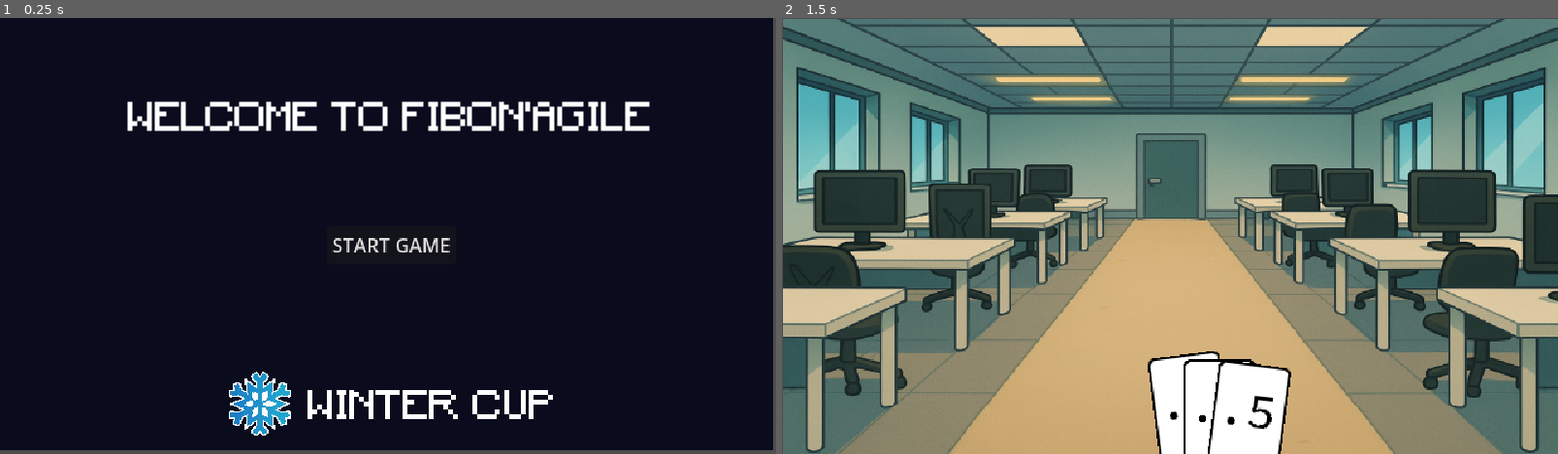
Above: before the commit, frames 1-2 (left to right).
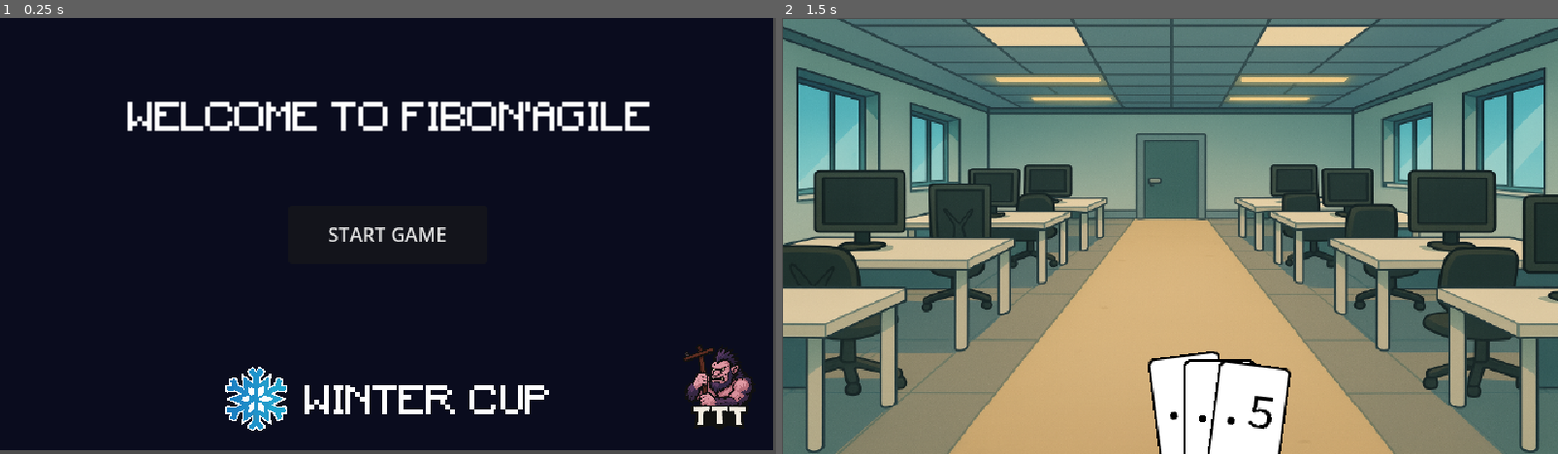
Above: after the commit, the same moments.

Repository: mattBlanchart/fibon-agile
Game: Godot game, scene res://scenes/welcome/welcome.tscn
Same seed, same stepped clock (60 frames per second), same inputs: the game is played once before the commit and once after it.
Inputs:
- Up to frame 1 (0.25 s): no input
- Up to frame 2 (1.5 s): click "START GAME" at 0.5 s; tap Enter at 1.25 s

The runs differ from the first frame. In frame 1, 3.0% of the frame differs, in the area x 29-97%, y 48-96%; in frame 2, nothing differs.

Commit message:
Ajout logo TTT à l'accueil

Diff:
--- a/scenes/welcome/welcome.tscn
+++ b/scenes/welcome/welcome.tscn
@@ -1,9 +1,10 @@
-[gd_scene load_steps=5 format=3 uid="uid://cmekwqgwfj2dh"]
+[gd_scene load_steps=6 format=3 uid="uid://cmekwqgwfj2dh"]
 
 [ext_resource type="Script" uid="uid://b0267s05ljnqt" path="res://scenes/welcome/welcome.gd" id="1_kfldb"]
 [ext_resource type="PackedScene" uid="uid://bdagp76epavag" path="res://scenes/battleground/battleground.tscn" id="2_e3rrl"]
 [ext_resource type="Texture2D" uid="uid://dvrk1y76hx81q" path="res://assets/logo_wintercupPlan de travail 1.png" id="2_shhtm"]
 [ext_resource type="Texture2D" uid="uid://tjalcqc15unu" path="res://assets/msg_welcomeFichier 1.png" id="3_e3rrl"]
+[ext_resource type="Texture2D" uid="uid://d0ddk7g7dvpqw" path="res://assets/troll_tttFichier_2.png" id="5_e3rrl"]
 
 [node name="Welcome" type="Control"]
 layout_mode = 3
@@ -16,6 +17,8 @@
 grow_vertical = 2
 script = ExtResource("1_kfldb")
 main_scene = ExtResource("2_e3rrl")
+metadata/_edit_lock_ = true
+metadata/_edit_vertical_guides_ = [237.0, 403.0, 453.0, 186.0]
 
 [node name="ColorRect" type="ColorRect" parent="."]
 layout_mode = 1
@@ -25,21 +28,36 @@
 metadata/_edit_lock_ = true
 
 [node name="StartButton" type="Button" parent="."]
-layout_mode = 0
-offset_left = 270.0
-offset_top = 173.0
-offset_right = 376.0
-offset_bottom = 204.0
+layout_mode = 1
+anchors_preset = 8
+anchor_left = 0.5
+anchor_top = 0.5
+anchor_right = 0.5
+anchor_bottom = 0.5
+offset_left = -82.064514
+offset_top = -24.0
+offset_right = 82.064514
+offset_bottom = 24.0
+grow_horizontal = 2
+grow_vertical = 2
 action_mode = 0
 keep_pressed_outside = true
 text = "START GAME"
+metadata/_edit_lock_ = true
 
 [node name="LogoWinterCup" type="Sprite2D" parent="."]
-position = Vector2(303, 182)
+position = Vector2(300, 178)
 texture = ExtResource("2_shhtm")
 
 [node name="MsgWelcome" type="Sprite2D" parent="."]
 position = Vector2(321, 85)
 texture = ExtResource("3_e3rrl")
+metadata/_edit_lock_ = true
+
+[node name="LogoTTT" type="Sprite2D" parent="."]
+position = Vector2(593, 306)
+scale = Vector2(0.08801778, 0.08801778)
+texture = ExtResource("5_e3rrl")
+metadata/_edit_lock_ = true
 
 [connection signal="pressed" from="StartButton" to="." method="_on_start_button_pressed"]
Binary file added: assets/troll_tttFichier_2.png
Not shown, added: assets/troll_tttFichier_2.png.import
